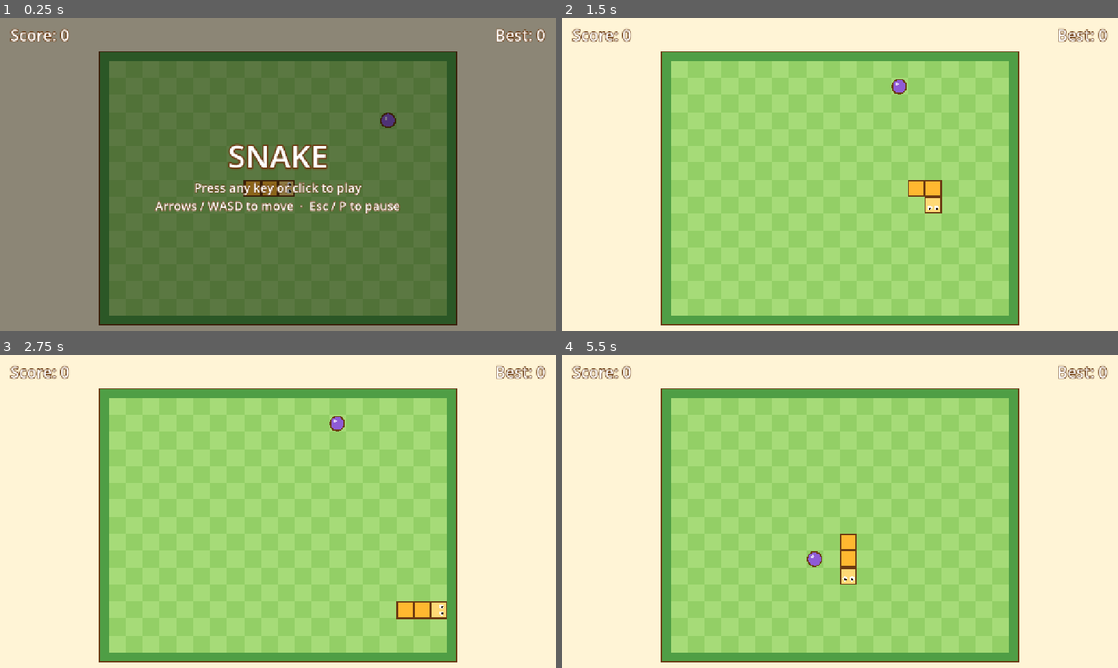
Above: before the commit, frames 1-4 (two rows, left to right).
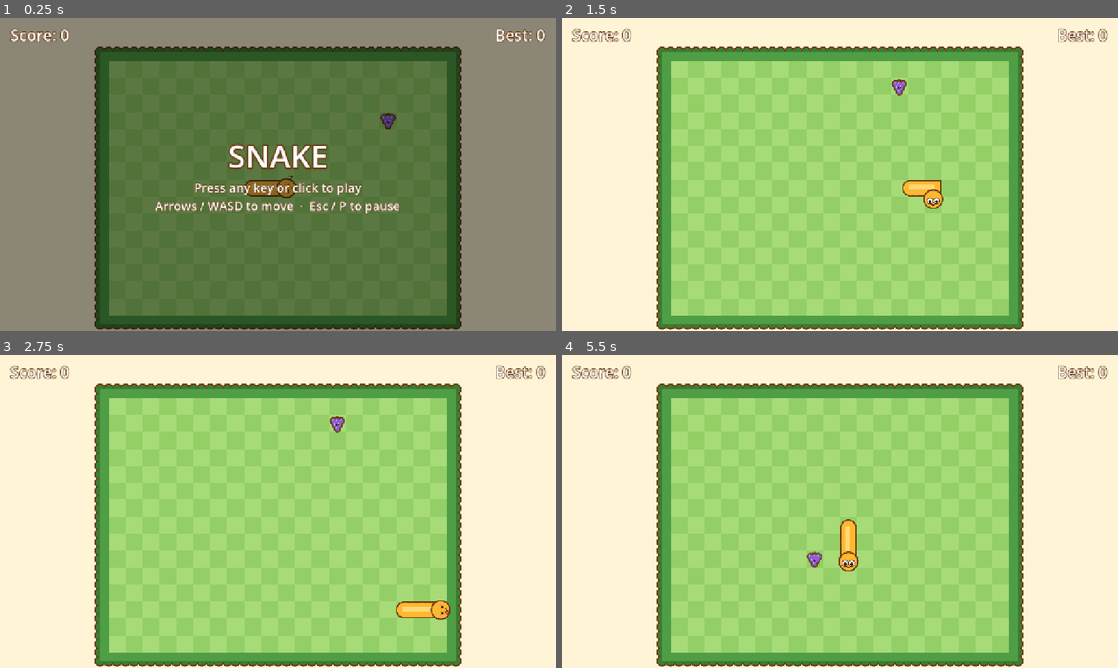
Above: after the commit, the same moments.

Repository: EduardoArthur/SMA
Game: Godot game, scene res://game/game.tscn
The game is run twice, just before and just after one commit, with the same random seed, the same clock (stepped at 60 frames per second) and the same inputs.
Inputs (mouse positions are in pixels of both pictures, inside the frame that each line leads up to):
- Up to frame 1 (0.25 s): no input
- Up to frame 2 (1.5 s): tap Enter at 0.5 s; move the mouse to (962, 158) at 0.52 s; hold Right (move_right) 0.53-1.28 s; click (962, 158) at 0.67 s; move the mouse to (728, 190) at 1.27 s; hold Down (move_down) from 1.28 s (still down)
- Up to frame 3 (2.75 s): move the mouse to (333, 442) at 2.02 s; release Down (move_down) at 2.03 s; hold Right (move_right) from 2.03 s (still down)
- Up to frame 4 (5.5 s): move the mouse to (812, 574) at 2.77 s; release Right (move_right) at 2.78 s; hold Up (move_up) 2.78-3.53 s; click (812, 574) at 2.92 s; tap Space at 3.5 s; move the mouse to (1006, 558) at 3.52 s; hold Left (move_left) 3.53-5.03 s; tap Escape (pause) at 4.15 s; tap Enter at 4.25, 5 s; move the mouse to (673, 464) at 4.27 s; move the mouse to (867, 511) at 5.02 s; hold Down (move_down) from 5.03 s (still down); click (867, 511) at 5.17 s

The runs differ from the first frame. In frame 1, 4.0% of the frame differs, in the area x 17-83%, y 9-100%; in frame 2, 4.2%; in frame 3, 4.2%; in frame 4, 4.3%.

Commit message:
M4 Game flavor

Diff:
--- a/snake-godot/game/snake_model.gd
+++ b/snake-godot/game/snake_model.gd
@@ -12,7 +12,7 @@
 
 var grid_size := Vector2i.ZERO
 var body: Array[Vector2i] = [] ## body[0] is the head, the last item is the tail.
-var prev_body: Array[Vector2i] = [] ## body before the last step, for interpolation.
+var prev_body: Array[Vector2i] = [] ## body before the last move, for interpolation.
 var direction := Vector2i.RIGHT
 var fruit := NO_FRUIT
 var fruit_type := 0
@@ -46,7 +46,6 @@
 ## Advances the snake by one cell. `turn` is Vector2i.ZERO when there is no input.
 func step(turn: Vector2i) -> StepResult:
 	var r := StepResult.new()
-	prev_body = body.duplicate()
 
 	# 1. Apply the turn: never a reversal, never the same direction.
 	var prev_dir := direction
@@ -76,7 +75,9 @@
 			r.near_miss = true
 			r.near_miss_cell = would_have
 
-	# 4. Move (and grow).
+	# 4. Move (and grow). prev_body is only updated on a real move, so after a
+	#    death the view keeps sliding from the same cells and freezes in place.
+	prev_body = body.duplicate()
 	body.push_front(new_head)
 	if growing:
 		r.ate = true
--- a/snake-godot/project.godot
+++ b/snake-godot/project.godot
@@ -72,6 +72,7 @@
 
 [rendering]
 
+anti_aliasing/quality/msaa_2d=1
 rendering_device/driver.windows="d3d12"
 renderer/rendering_method="gl_compatibility"
 renderer/rendering_method.mobile="gl_compatibility"
--- a/snake-godot/view/board_view.gd
+++ b/snake-godot/view/board_view.gd
@@ -32,9 +32,17 @@
 	var hedge := cell * 0.5
 	var outline := maxf(2.0, cell * 0.08)
 
-	# Hedge (the deadly wall): an outlined band around the grid.
+	# Hedge (the deadly wall): an outlined band around the grid with a bushy edge
+	# of dark half-circles (Art Bible §7). Bumps are drawn first so the band
+	# covers their inner halves.
 	var outer := Rect2(Vector2(-hedge, -hedge), board_px + Vector2(hedge, hedge) * 2.0)
+	var bumps := _bump_centers(outer, cell * 0.5)
+	var bump_r := cell * 0.25
+	for p in bumps:
+		draw_circle(p, bump_r + outline, Palette.OUTLINE, true, -1.0, true)
 	draw_rect(outer.grow(outline), Palette.OUTLINE)
+	for p in bumps:
+		draw_circle(p, bump_r, Palette.HEDGE_DARK, true, -1.0, true)
 	draw_rect(outer, Palette.HEDGE)
 
 	# Lawn checkerboard.
@@ -42,3 +50,16 @@
 		for x in grid_size.x:
 			var color := Palette.LAWN_LIGHT if (x + y) % 2 == 0 else Palette.LAWN_DARK
 			draw_rect(Rect2(Vector2(x, y) * cell, Vector2(cell, cell)), color)
+
+
+## Evenly spaced points along the edge of `rect`, about `step` apart.
+func _bump_centers(rect: Rect2, step: float) -> PackedVector2Array:
+	var pts := PackedVector2Array()
+	var corners := [rect.position, Vector2(rect.end.x, rect.position.y), rect.end, Vector2(rect.position.x, rect.end.y)]
+	for i in 4:
+		var a: Vector2 = corners[i]
+		var b: Vector2 = corners[(i + 1) % 4]
+		var count := maxi(1, roundi(a.distance_to(b) / step))
+		for j in count:
+			pts.append(a.lerp(b, j / float(count)))
+	return pts
--- a/snake-godot/view/fruit_view.gd
+++ b/snake-godot/view/fruit_view.gd
@@ -1,13 +1,23 @@
 class_name FruitView
 extends Node2D
-## Placeholder fruit for M2: an outlined circle in the fruit's color.
-## M4 adds the real shapes, faces and panic animation (Art Bible §2.3, §6).
+## The fruit: apple / cherry / grapes drawn in code, with a tiny face, an idle
+## bounce and a pop-in when it spawns (Art Bible §2.3, §6).
+## The panic reaction is added in M6 (GDD F16).
 
 @onready var game: Game = owner as Game
 @onready var board: BoardView = get_parent() as BoardView
 
+var _time := 0.0
+var _spawn_t := 1.0 ## Time since the fruit appeared (for the pop-in).
+var _last_fruit := Vector2i(-2, -2)
 
-func _process(_delta: float) -> void:
+
+func _process(delta: float) -> void:
+	_time += delta
+	_spawn_t += delta
+	if game.model != null and game.model.fruit != _last_fruit:
+		_last_fruit = game.model.fruit
+		_spawn_t = 0.0
 	queue_redraw()
 
 
@@ -16,8 +26,71 @@
 	if model == null or model.fruit == SnakeModel.NO_FRUIT:
 		return
 	var c := board.cell
-	var center := board.cell_to_pos(Vector2(model.fruit))
-	var radius := c * 0.38
-	draw_circle(center, radius + maxf(2.0, c * 0.08), Palette.OUTLINE)
-	draw_circle(center, radius, Palette.FRUIT[model.fruit_type])
-	draw_circle(center + Vector2(-0.35, -0.35) * radius, radius * 0.25, Color(1, 1, 1, 0.7))
+	var o := maxf(2.0, c * 0.08)
+
+	# Idle bounce (period 1.2 s) and pop-in (0 -> 1.15 -> 1.0 over 0.2 s).
+	var wave := (sin(_time * TAU / 1.2) + 1.0) * 0.5
+	var squash := Vector2(1.0 - 0.03 * wave, 1.0 + 0.06 * wave)
+	var k := clampf(_spawn_t / 0.2, 0.0, 1.0)
+	var pop := lerpf(0.0, 1.15, k / 0.7) if k < 0.7 else lerpf(1.15, 1.0, (k - 0.7) / 0.3)
+	draw_set_transform(board.cell_to_pos(Vector2(model.fruit)), 0.0, squash * pop)
+
+	var color: Color = Palette.FRUIT[model.fruit_type]
+	match model.fruit_type:
+		1: # Cherry: two small circles joined by a V of stems.
+			var left := Vector2(-0.16, 0.12) * c
+			var right := Vector2(0.17, 0.16) * c
+			var top := Vector2(0.02, -0.32) * c
+			draw_line(left, top, Palette.OUTLINE, o * 2.2, true)
+			draw_line(right, top, Palette.OUTLINE, o * 2.2, true)
+			draw_line(left, top, Palette.LEAF, o, true)
+			draw_line(right, top, Palette.LEAF, o, true)
+			_circles([left, right], 0.2 * c, color, o)
+			_face(right, 0.2 * c)
+		2: # Grapes: a cluster of 6 small circles in a triangle.
+			var g := 0.13 * c
+			var cells: Array[Vector2] = [
+				Vector2(-0.24, -0.14), Vector2(0.0, -0.14), Vector2(0.24, -0.14),
+				Vector2(-0.12, 0.07), Vector2(0.12, 0.07), Vector2(0.0, 0.28)]
+			var centers: Array[Vector2] = []
+			for p in cells:
+				centers.append(p * c)
+			_leaf(Vector2(0.0, -0.3) * c, c, o)
+			_circles(centers, g, color, o)
+			_face(Vector2(0.0, 0.07) * c, 0.2 * c)
+		_: # Apple: one big circle with a stem and a leaf on top.
+			var rad := 0.38 * c
+			var stem_from := Vector2(0.0, -rad * 0.7)
+			var stem_to := Vector2(0.03 * c, -rad * 1.25)
+			draw_line(stem_from, stem_to, Palette.OUTLINE, o * 2.2, true)
+			draw_line(stem_from, stem_to, Palette.STEM, o, true)
+			_leaf(Vector2(0.16 * c, -rad * 1.05), c, o)
+			_circles([Vector2.ZERO], rad, color, o)
+			_face(Vector2.ZERO, rad)
+
+	draw_set_transform(Vector2.ZERO, 0.0, Vector2.ONE)
+
+
+## Outline pass for all circles first, then fills and shines, so overlaps look clean.
+func _circles(centers: Array, radius: float, color: Color, o: float) -> void:
+	for p: Vector2 in centers:
+		draw_circle(p, radius + o, Palette.OUTLINE, true, -1.0, true)
+	for p: Vector2 in centers:
+		draw_circle(p, radius, color, true, -1.0, true)
+		draw_circle(p + Vector2(-0.35, -0.35) * radius, radius * 0.25, Color(1, 1, 1, 0.7), true, -1.0, true)
+
+
+func _leaf(at: Vector2, c: float, o: float) -> void:
+	var size := Vector2(0.18, 0.09) * c
+	var pts := PackedVector2Array([at + Vector2(-size.x, 0.0), at + Vector2(0.0, -size.y), at + Vector2(size.x, 0.0), at + Vector2(0.0, size.y)])
+	draw_colored_polygon(pts, Palette.LEAF)
+	pts.append(pts[0])
+	draw_polyline(pts, Palette.OUTLINE, o * 0.7, true)
+
+
+## Tiny happy face: two dot eyes and a small smile (Art Bible §6).
+func _face(center: Vector2, radius: float) -> void:
+	var eye := radius * 0.12
+	draw_circle(center + Vector2(-0.3, -0.05) * radius, eye, Palette.PUPIL, true, -1.0, true)
+	draw_circle(center + Vector2(0.3, -0.05) * radius, eye, Palette.PUPIL, true, -1.0, true)
+	draw_arc(center + Vector2(0.0, 0.05) * radius, radius * 0.25, PI * 0.2, PI * 0.8, 8, Palette.PUPIL, maxf(1.5, radius * 0.08), true)
--- a/snake-godot/view/snake_view.gd
+++ b/snake-godot/view/snake_view.gd
@@ -1,36 +1,251 @@
 class_name SnakeView
 extends Node2D
-## Placeholder snake for M2: outlined squares that snap from cell to cell.
-## M4 replaces this with the smooth, rounded, expressive snake (Art Bible §4-5).
+## The snake: smooth sliding (GDD §5), code-drawn art (Art Bible §3-5) and
+## expressions (GDD §6.3). Only reads the model and listens to Events.
+
+## Expression priority, low to high (GDD §6.3). "sleepy" is set by game state only.
+const PRIORITY := [&"neutral", &"happy", &"proud", &"gasp", &"cool", &"faint"]
+const DURATION := {&"happy": 0.4, &"gasp": 0.6, &"proud": 1.0}
 
 @onready var game: Game = owner as Game
 @onready var board: BoardView = get_parent() as BoardView
 
-
-func _process(_delta: float) -> void:
+var expression: StringName = &"neutral"
+var _expr_left := 0.0 ## Seconds left for a temporary expression (0 = stays).
+var _locked := false ## Faint / cool / sleepy stay until the game state changes.
+var _blink_in := 3.0
+var _blink_left := 0.0
+var _bump_t := -1.0 ## Time since death, for the head bump (-1 = not dying).
+var _time := 0.0
+
+
+func _ready() -> void:
+	Events.fruit_eaten.connect(func(_cell: Vector2i, _type: int) -> void: _try_expression(&"happy"))
+	Events.near_miss.connect(func(_cell: Vector2i) -> void: _try_expression(&"gasp"))
+	Events.milestone_reached.connect(func(_length: int) -> void: _try_expression(&"proud"))
+	Events.died.connect(_on_died)
+	Events.board_cleared.connect(func() -> void: _force(&"cool", true))
+	Events.state_changed.connect(_on_state_changed)
+
+
+func _process(delta: float) -> void:
+	_time += delta
+	if _expr_left > 0.0:
+		_expr_left -= delta
+		if _expr_left <= 0.0:
+			_force(&"neutral", false)
+	if expression == &"neutral":
+		_blink_in -= delta
+		if _blink_in <= 0.0:
+			_blink_left = 0.1
+			_blink_in = randf_range(2.0, 4.0)
+	_blink_left = maxf(_blink_left - delta, 0.0)
+	if _bump_t >= 0.0:
+		_bump_t += delta
 	queue_redraw()
 
+
+# --- Expressions ----------------------------------------------------------------
+
+func _try_expression(expr: StringName) -> void:
+	if _locked:
+		return
+	# A running temporary expression is only replaced by an equal or higher one.
+	if _expr_left > 0.0 and PRIORITY.find(expr) < PRIORITY.find(expression):
+		return
+	expression = expr
+	_expr_left = DURATION.get(expr, 0.0)
+
+
+func _force(expr: StringName, locked: bool) -> void:
+	expression = expr
+	_expr_left = 0.0
+	_locked = locked
+
+
+func _on_died(_cause: String) -> void:
+	_force(&"faint", true)
+	_bump_t = 0.0
+
+
+func _on_state_changed(_state: int) -> void:
+	match game.state:
+		Game.State.TITLE, Game.State.PAUSED:
+			_force(&"sleepy", true)
+		Game.State.READY:
+			_force(&"neutral", false)
+			_bump_t = -1.0
+		Game.State.PLAYING:
+			if expression == &"sleepy":
+				_force(&"neutral", false) # Waking up after a pause.
+		Game.State.GAME_OVER:
+			if game.last_run_new_best or game.last_run_perfect:
+				_force(&"cool", true)
+
+
+# --- Drawing --------------------------------------------------------------------
 
 func _draw() -> void:
 	var model := game.model
 	if model == null or model.body.is_empty():
 		return
 	var c := board.cell
-	var outline := maxf(2.0, c * 0.08)
-	var size := Vector2(c, c) * 0.86
-
-	# Tail first, so the head is drawn on top.
-	for i in range(model.body.size() - 1, -1, -1):
-		var center := board.cell_to_pos(Vector2(model.body[i]))
-		var rect := Rect2(center - size / 2.0, size)
-		draw_rect(rect.grow(outline), Palette.OUTLINE)
-		draw_rect(rect, Palette.SNAKE_BODY if i > 0 else Palette.SNAKE_BELLY)
-
-	# Two eyes on the head, looking where the snake is going.
-	var head := board.cell_to_pos(Vector2(model.body[0]))
+	var o := maxf(2.0, c * 0.08)
+	var pts := _path_points(model, game.tick_alpha)
 	var fwd := Vector2(model.direction)
-	var side := Vector2(-fwd.y, fwd.x)
-	for s: float in [-1.0, 1.0]:
-		var eye: Vector2 = head + fwd * c * 0.15 + side * c * 0.2 * s
-		draw_circle(eye, c * 0.14, Palette.EYE_WHITE)
-		draw_circle(eye + fwd * c * 0.05, c * 0.07, Palette.PUPIL)
+	if _bump_t >= 0.0: # Death bump: the head pushes into the obstacle and back.
+		pts.set(0, pts[0] + fwd * c * 0.2 * sin(PI * clampf(_bump_t / 0.2, 0.0, 1.0)))
+	var head := pts[0]
+
+	# Body: outline pass, fill pass, then the belly highlight (Art Bible §4).
+	if pts.size() >= 2:
+		draw_polyline(pts, Palette.OUTLINE, c * 0.8 + o * 2.0, true)
+	for p in pts:
+		draw_circle(p, c * 0.4 + o, Palette.OUTLINE, true, -1.0, true)
+	if pts.size() >= 2:
+		draw_polyline(pts, Palette.SNAKE_BODY, c * 0.8, true)
+	for p in pts:
+		draw_circle(p, c * 0.4, Palette.SNAKE_BODY, true, -1.0, true)
+	if pts.size() >= 2:
+		var belly := PackedVector2Array()
+		for p in pts:
+			belly.append(p + Vector2(-0.06, -0.06) * c) # Light comes from the top-left.
+		draw_polyline(belly, Palette.SNAKE_BELLY, c * 0.25, true)
+
+	# Head on top.
+	var r := c * 0.5
+	draw_circle(head, r + o, Palette.OUTLINE, true, -1.0, true)
+	draw_circle(head, r, Palette.SNAKE_BODY, true, -1.0, true)
+	_draw_face(head, model.direction, r, o)
+
+
+## Points along the snake from head to tail, following the grid path exactly.
+## The head slides into its new cell and the tail slides out of its old one;
+## every cell in between stays at its center, so corners stay on the grid.
+func _path_points(model: SnakeModel, alpha: float) -> PackedVector2Array:
+	var body := model.body
+	var prev := model.prev_body
+	var n := body.size()
+	var pts := PackedVector2Array()
+	var head_from := Vector2(prev[0]) if not prev.is_empty() else Vector2(body[0])
+	_add_point(pts, board.cell_to_pos(head_from.lerp(Vector2(body[0]), alpha)))
+	for i in range(1, n):
+		_add_point(pts, board.cell_to_pos(Vector2(body[i])))
+	if prev.size() >= n: # Not growing: the tail is still leaving its old cell.
+		_add_point(pts, board.cell_to_pos(Vector2(prev[n - 1]).lerp(Vector2(body[n - 1]), alpha)))
+	return pts
+
+
+func _add_point(pts: PackedVector2Array, p: Vector2) -> void:
+	if pts.is_empty() or pts[pts.size() - 1].distance_squared_to(p) > 0.01:
+		pts.append(p)
+
+
+## Draws the face in a local frame where +x is "forward" (Art Bible §5).
+func _draw_face(head: Vector2, dir: Vector2i, r: float, o: float) -> void:
+	var angle := 0.0
+	var flip := Vector2.ONE
+	if dir == Vector2i.LEFT:
+		flip = Vector2(-1, 1) # Mirror instead of rotating, so the face is never upside-down.
+	elif dir == Vector2i.UP:
+		angle = -PI / 2.0
+	elif dir == Vector2i.DOWN:
+		angle = PI / 2.0
+	draw_set_transform(head, angle, flip)
+
+	var line := r * 0.09
+	var eyes: Array[Vector2] = [Vector2(0.2, -0.38) * r, Vector2(0.2, 0.38) * r]
+
+	# Cheeks (all expressions except cool).
+	if expression != &"cool":
+		for e in eyes:
+			draw_circle(Vector2(-0.05 * r, signf(e.y) * 0.62 * r), 0.16 * r, Color(Palette.SNAKE_CHEEK, 0.6), true, -1.0, true)
+
+	match expression:
+		&"happy":
+			for e in eyes:
+				draw_polyline(PackedVector2Array([e + Vector2(-0.12, -0.2) * r, e + Vector2(0.1, 0.0) * r, e + Vector2(-0.12, 0.2) * r]), Palette.PUPIL, line, true)
+			draw_colored_polygon(_arc_points(Vector2(0.5 * r, 0.0), 0.28 * r, -PI / 2.0, PI / 2.0, 10), Palette.PUPIL)
+			draw_circle(Vector2(0.58 * r, 0.08 * r), 0.11 * r, Palette.TONGUE, true, -1.0, true)
+		&"gasp":
+			for e in eyes:
+				_circle_outlined(e, 0.39 * r, Palette.EYE_WHITE, o * 0.6)
+				draw_circle(e, 0.08 * r, Palette.PUPIL, true, -1.0, true)
+			draw_arc(Vector2(0.68 * r, 0.0), 0.12 * r, 0.0, TAU, 16, Palette.PUPIL, line, true)
+			var drop := Vector2(-0.35, -0.8) * r
+			draw_colored_polygon(PackedVector2Array([drop + Vector2(-0.28, 0.0) * r, drop + Vector2(0.0, -0.12) * r, drop + Vector2(0.0, 0.12) * r]), Palette.SWEAT)
+			draw_circle(drop, 0.12 * r, Palette.SWEAT, true, -1.0, true)
+		&"proud":
+			for e in eyes:
+				var star := _star_points(e, 0.34 * r, 0.14 * r)
+				draw_colored_polygon(_star_points(e, 0.34 * r + o * 0.6, 0.14 * r + o * 0.6), Palette.OUTLINE)
+				draw_colored_polygon(star, Palette.GOLD)
+			draw_arc(Vector2(0.4 * r, 0.0), 0.32 * r, -PI / 2.6, PI / 2.6, 12, Palette.PUPIL, line, true)
+		&"faint":
+			for e in eyes:
+				var d := 0.15 * r
+				draw_line(e + Vector2(-d, -d), e + Vector2(d, d), Palette.PUPIL, line, true)
+				draw_line(e + Vector2(-d, d), e + Vector2(d, -d), Palette.PUPIL, line, true)
+			var wave := PackedVector2Array()
+			for i in 6:
+				wave.append(Vector2(0.62 * r + (0.05 * r if i % 2 == 0 else -0.05 * r), -0.25 * r + i * 0.1 * r))
+			draw_polyline(wave, Palette.PUPIL, line * 0.8, true)
+			_circle_outlined(Vector2(0.78, 0.3) * r, 0.13 * r, Palette.TONGUE, o * 0.6)
+		&"cool":
+			draw_rect(Rect2(Vector2(0.02, -0.66) * r, Vector2(0.42, 1.32) * r), Palette.PUPIL)
+			draw_line(Vector2(0.12, -0.55) * r, Vector2(0.12, -0.2) * r, Color(Palette.EYE_WHITE, 0.8), line * 0.8, true)
+			draw_arc(Vector2(0.42 * r, 0.12 * r), 0.22 * r, -PI / 6.0, PI / 2.4, 10, Palette.PUPIL, line, true)
+		&"sleepy":
+			for e in eyes:
+				draw_line(e + Vector2(0.0, -0.2) * r, e + Vector2(0.0, 0.2) * r, Palette.PUPIL, line, true)
+			draw_arc(Vector2(0.66 * r, 0.0), 0.07 * r, 0.0, TAU, 12, Palette.PUPIL, line * 0.7, true)
+		_: # neutral (with blinking)
+			for e in eyes:
+				if _blink_left > 0.0:
+					draw_line(e + Vector2(0.0, -0.22) * r, e + Vector2(0.0, 0.22) * r, Palette.PUPIL, line, true)
+				else:
+					_circle_outlined(e, 0.3 * r, Palette.EYE_WHITE, o * 0.6)
+					draw_circle(e + Vector2(0.1 * r, 0.0), 0.15 * r, Palette.PUPIL, true, -1.0, true)
+			draw_arc(Vector2(0.45 * r, 0.0), 0.25 * r, -PI / 3.0, PI / 3.0, 10, Palette.PUPIL, line, true)
+
+	draw_set_transform(Vector2.ZERO, 0.0, Vector2.ONE)
+
+	# Screen-space extras that should not rotate with the head.
+	if expression == &"cool":
+		_draw_crown(head + Vector2(0.0, -0.95 * r), r, o)
+	elif expression == &"sleepy":
+		var t := fmod(_time, 1.5) / 1.5
+		var z := head + Vector2(0.5 * r, -1.1 * r - t * 0.5 * r)
+		var s := 0.22 * r
+		var col := Color(Palette.UI_TEXT, 1.0 - t)
+		draw_polyline(PackedVector2Array([z + Vector2(-s, -s), z + Vector2(s, -s), z + Vector2(-s, s), z + Vector2(s, s)]), col, line, true)
+
+
+func _draw_crown(base: Vector2, r: float, o: float) -> void:
+	var pts := PackedVector2Array()
+	for p: Vector2 in [Vector2(-0.45, 0.0), Vector2(-0.45, -0.45), Vector2(-0.22, -0.2), Vector2(0.0, -0.55), Vector2(0.22, -0.2), Vector2(0.45, -0.45), Vector2(0.45, 0.0)]:
+		pts.append(base + p * r)
+	draw_colored_polygon(pts, Palette.GOLD)
+	pts.append(pts[0])
+	draw_polyline(pts, Palette.OUTLINE, o, true)
+
+
+func _circle_outlined(center: Vector2, radius: float, color: Color, o: float) -> void:
+	draw_circle(center, radius + o, Palette.OUTLINE, true, -1.0, true)
+	draw_circle(center, radius, color, true, -1.0, true)
+
+
+func _arc_points(center: Vector2, radius: float, from: float, to: float, steps: int) -> PackedVector2Array:
+	var pts := PackedVector2Array()
+	for i in steps + 1:
+		var a := lerpf(from, to, i / float(steps))
+		pts.append(center + Vector2(cos(a), sin(a)) * radius)
+	return pts
+
+
+func _star_points(center: Vector2, outer: float, inner: float) -> PackedVector2Array:
+	var pts := PackedVector2Array()
+	for i in 8:
+		var a := -PI / 2.0 + i * PI / 4.0
+		pts.append(center + Vector2(cos(a), sin(a)) * (outer if i % 2 == 0 else inner))
+	return pts
Not shown, changed: snake-godot/_gdks-output/gdks-workflow-status.yaml
Not shown, changed: snake-godot/_gdks-output/02-design/technical-design.md
